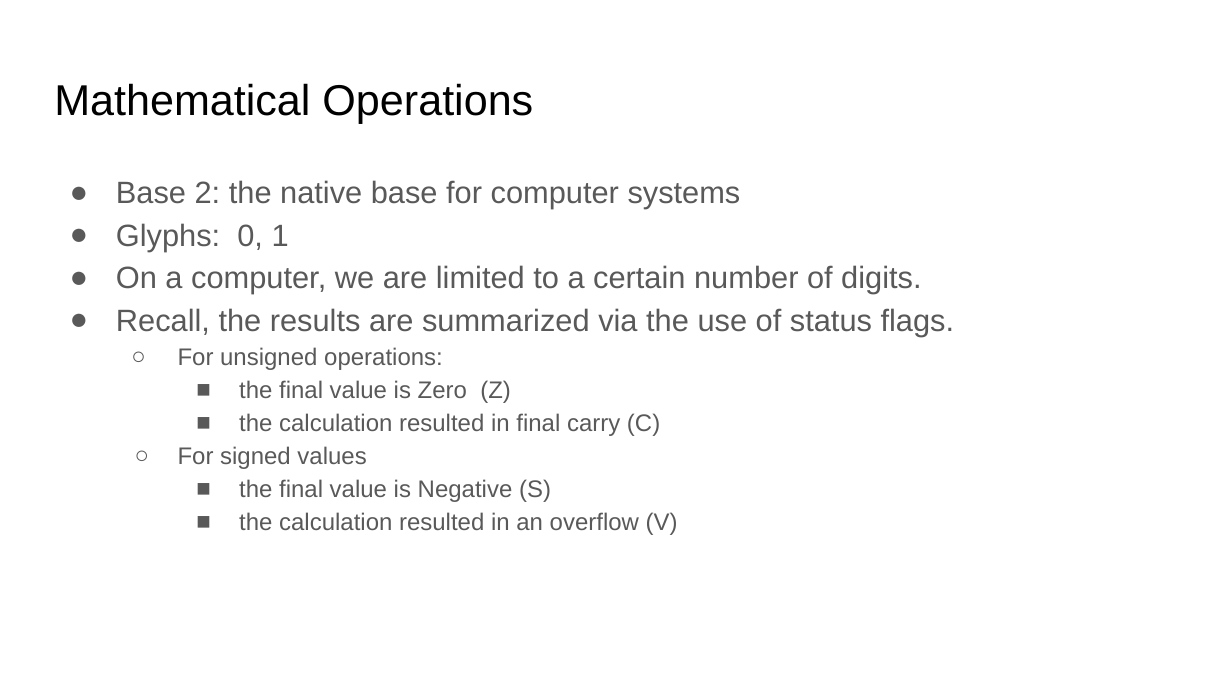
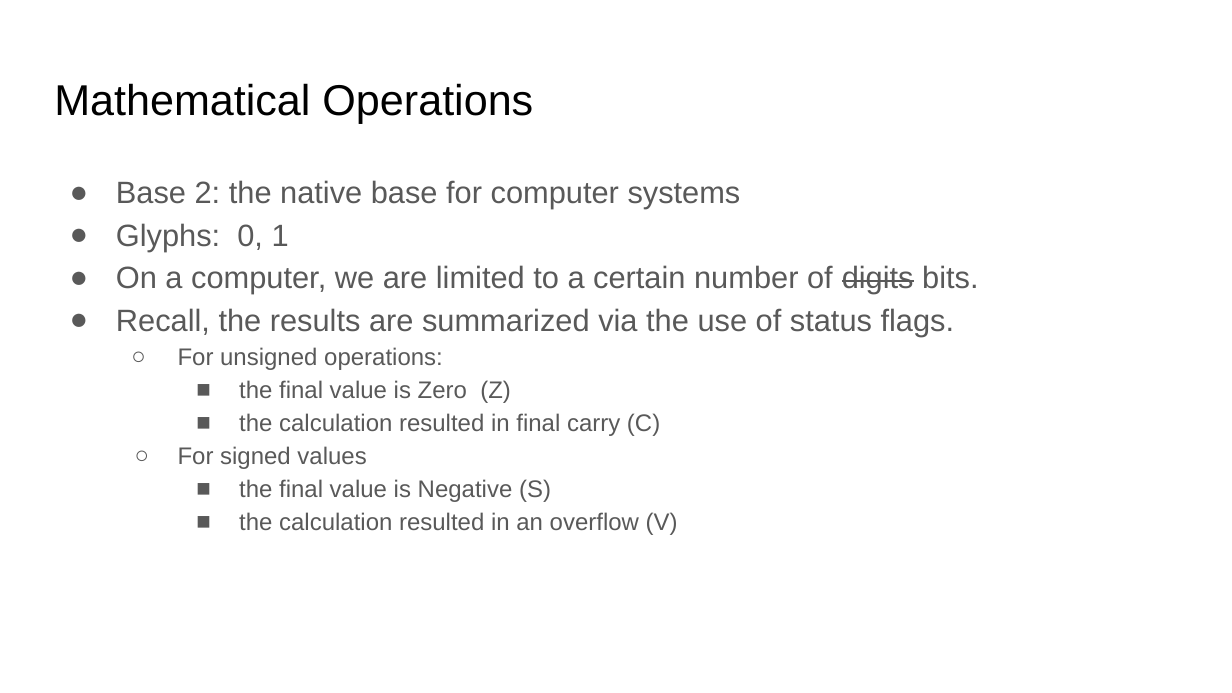
Before and after one commit to COMP122/comp122-s23, a slide deck: slide 1 of format-encodings/documents/ARCHIVE/base2-encoding-and-mathematical-operations.pptx. Drawn at 1232x693 pixels with LibreOffice and Linux fonts; fonts in the diff are those of the drawing. Boxes give left, top, right and bottom in pixels: in the first picture for what was removed or moved away, otherwise in the second. Text is boxed around its words. In the diff, an @@ line names an element or a change of style, - is before the commit and + after.

```diff
--- a/format-encodings/documents/ARCHIVE/base2-encoding-and-mathematical-operations.pptx
+++ b/format-encodings/documents/ARCHIVE/base2-encoding-and-mathematical-operations.pptx
@@ text at box(116, 265, 978, 294): text changed @@
-● On a computer, we are limited to a certain number of digits.
+● On a computer, we are limited to a certain number of digits bits.
```
Also in this commit, not shown: 2 other slides changed, 2 other files.
